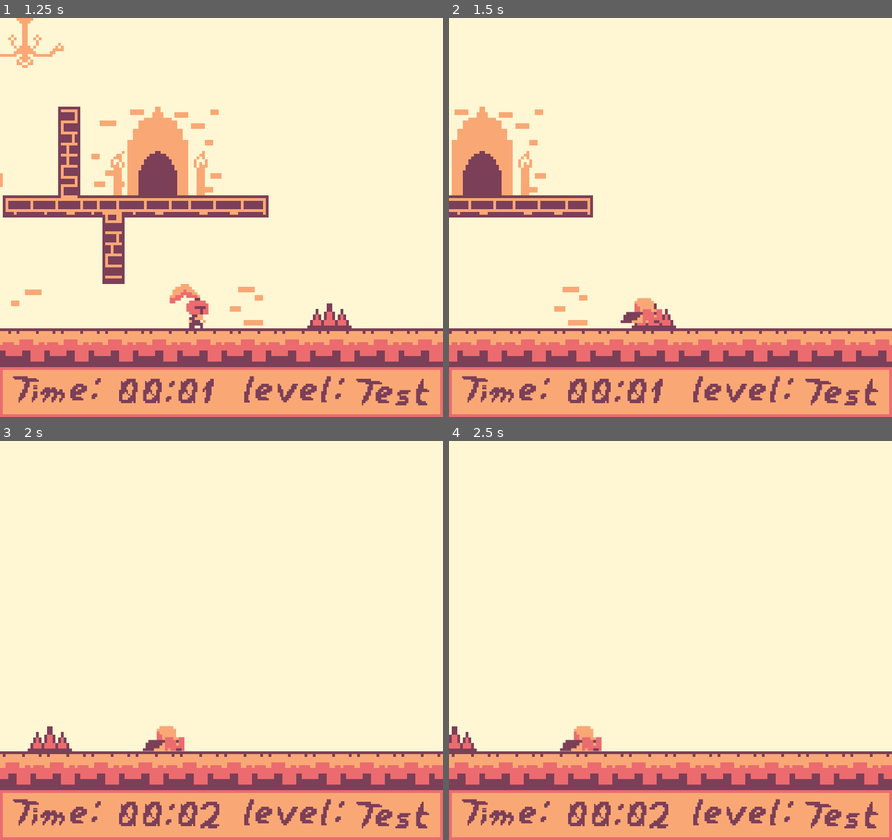
Above: before the commit, frames 1-4 (two rows, left to right).
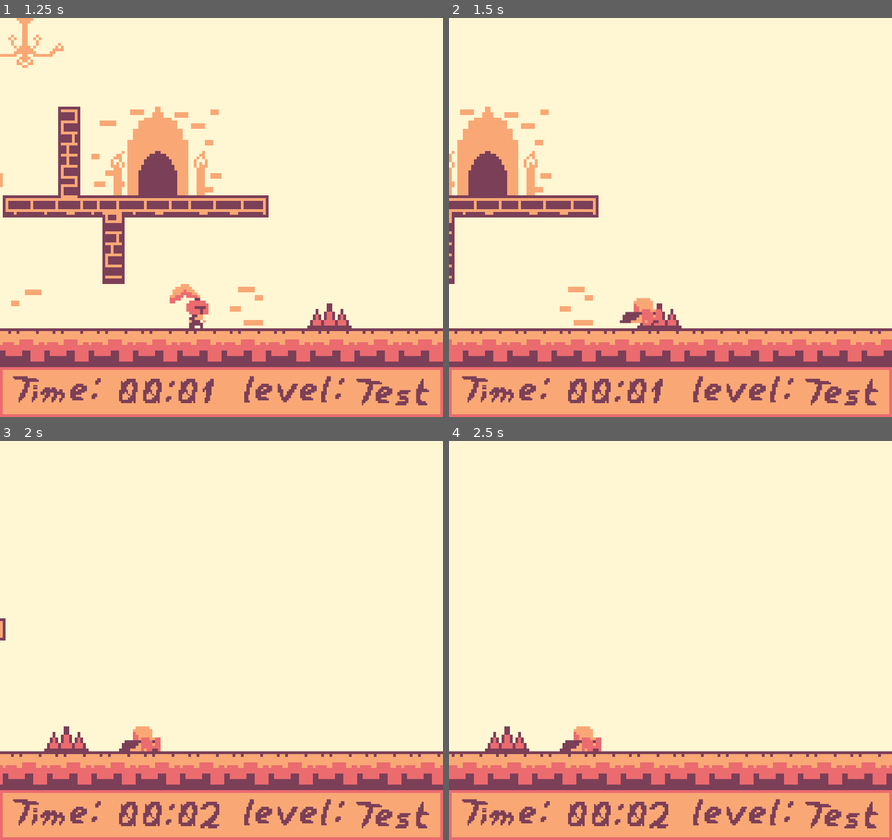
Above: after the commit, the same moments.

Repository: CBurgess97/godot-platformer
Game: Godot game, scene res://Game.tscn
Same seed, same stepped clock (60 frames per second), same inputs: the game is played once before the commit and once after it. This scene is started directly instead of the project's main scene.
Inputs:
- Up to frame 1 (1.25 s): hold Right (ui_right) from 0.53 s (still down); tap Up (ui_up) at 0.77 s
- Up to frame 2 (1.5 s): keep holding Right (ui_right)
- Up to frame 3 (2 s): keep holding Right (ui_right); tap Up (ui_up) at 1.52 s
- Up to frame 4 (2.5 s): release Right (ui_right) at 2.03 s; hold Left (ui_left) from 2.03 s (still down)

Frame 1 is identical in both runs. In frame 2, 4.1% of the frame differs, in the area x 0-100%, y 22-87%; in frame 3, 3.6%; in frame 4, 2.8%.

Commit message:
Edit Player Death Physics

Diff:
--- a/Player/Player Components/player_movement_component.gd
+++ b/Player/Player Components/player_movement_component.gd
@@ -78,9 +78,11 @@
 		if character.is_on_floor() and not bounce_counter == 2:
 			velocity.y = -on_death_bounce_amount
 			on_death_bounce_amount *= 0.5
+			velocity.x *= 0.5
 			bounce_counter += 1
+		elif bounce_counter == 2:
+			velocity.x = 0
 		velocity.y += (gravity * delta)
-		velocity.x *= 0.95
 		character.velocity = velocity
 		character.move_and_slide()
 		return
